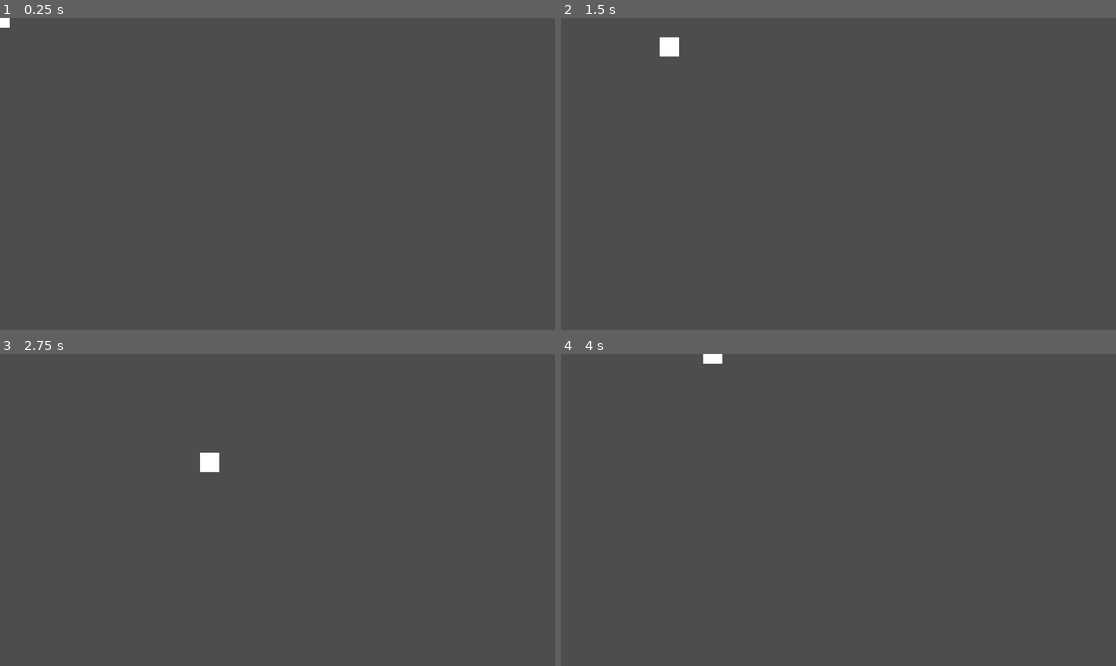
Above: before the commit, frames 1-4 (two rows, left to right).
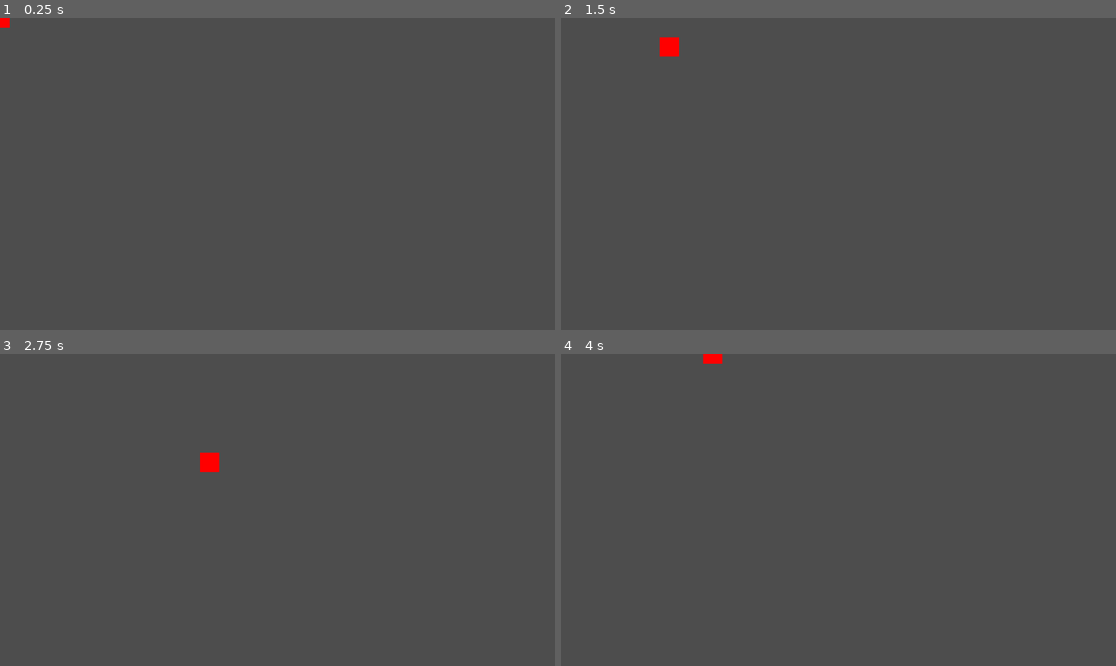
Above: after the commit, the same moments.

Repository: Vektor-Studios/Hackclub-Haven
Game: Godot game, scene res://Scenes/game.tscn
Same seed, same stepped clock (60 frames per second), same inputs: the game is played once before the commit and once after it. The project has no main scene, so this scene is started directly.
Inputs:
- Up to frame 1 (0.25 s): no input
- Up to frame 2 (1.5 s): tap Enter at 0.5 s; hold D (right) 0.53-1.28 s; hold S (down) from 1.28 s (still down)
- Up to frame 3 (2.75 s): release S (down) at 2.03 s; hold D (right) from 2.03 s (still down)
- Up to frame 4 (4 s): release D (right) at 2.78 s; hold W (up) 2.78-3.53 s; hold A (left) from 3.53 s (still down)

The runs differ from the first frame. In frame 1, less than 0.1% of the frame differs, in the area x 0-2%, y 0-4%; in frame 2, 0.2%, in the area x 17-22%, y 6-13%; in frame 3, 0.2%; in frame 4, 0.1%.

Commit message:
red

Diff:
--- a/Scenes/player.tscn
+++ b/Scenes/player.tscn
@@ -20,6 +20,7 @@
 offset_bottom = 20.0
 grow_horizontal = 2
 grow_vertical = 2
+color = Color(1, 0, 0, 1)
 
 [node name="CollisionShape2D" type="CollisionShape2D" parent="." unique_id=1759937855]
 visible = false
--- a/project.godot
+++ b/project.godot
@@ -11,7 +11,7 @@
 [application]
 
 config/name="Hackclub Haven"
-config/features=PackedStringArray("4.6", "Forward Plus")
+config/features=PackedStringArray("4.7", "Forward Plus")
 config/icon="res://Sprites/icon.svg"
 
 [input]
